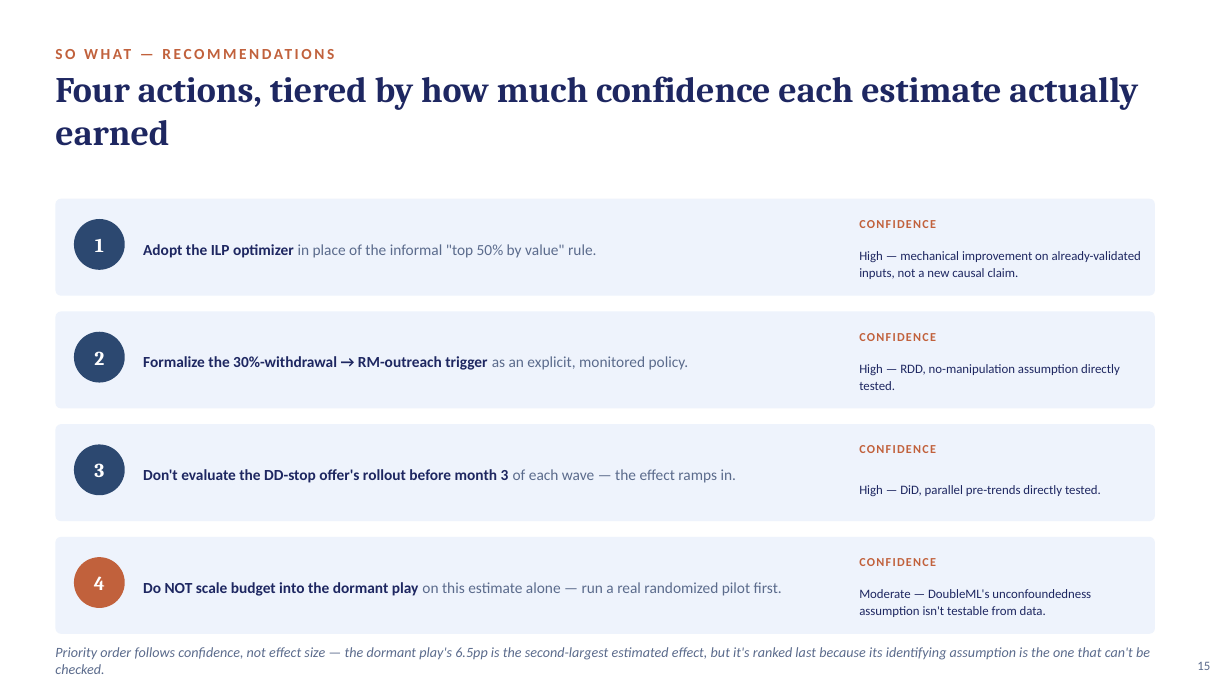
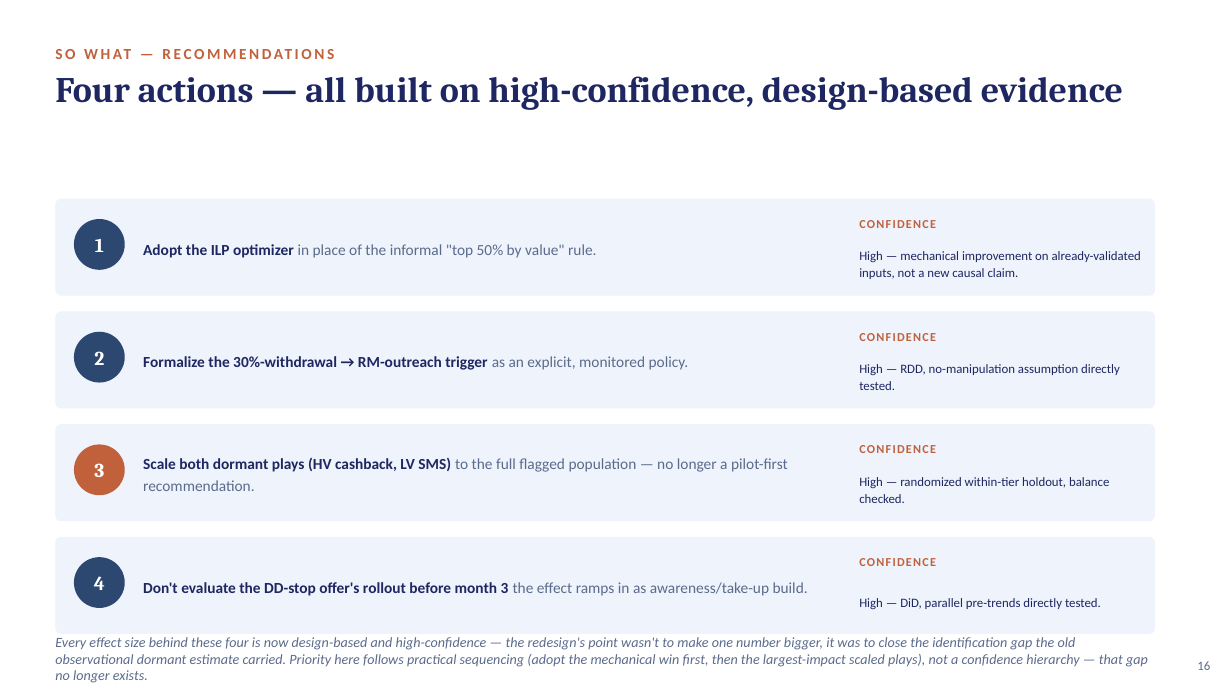
Before and after one commit to crystal1361/DDA-Retention, a slide deck: slide 16 of deck/vanguard_dda_deck.pptx (slide 15 before the commit). Drawn at 1232x693 pixels with LibreOffice and Linux fonts; fonts in the diff are those of the drawing. Boxes give left, top, right and bottom in pixels: in the first picture for what was removed or moved away, otherwise in the second. Text is boxed around its words. In the diff, an @@ line names an element or a change of style, - is before the commit and + after.

Commit message:
Rebuild deck/: 20-slide redesign (deck, Q&A doc, speech script)

```diff
--- a/deck/vanguard_dda_deck.pptx
+++ b/deck/vanguard_dda_deck.pptx
@@ text at <box>55,76,1123,110</box>: text changed @@
-Four actions, tiered by how much confidence each estimate actually earned
+Four actions — all built on high-confidence, design-based evidence
@@ ellipse at <box>74,445,125,495</box>: fill #2C4870 to #C1613C @@
@@ text at <box>143,458,788,491</box>: text changed; text colour #1E2761 to #5B6B8C; bold off @@
-Don't evaluate the DD-stop offer's rollout before month 3 of each wave — the effect ramps in.
+Scale both dormant plays (HV cashback, LV SMS) to the full flagged population — no longer a pilot-first recommendation.
@@ text at <box>859,477,1109,503</box>: text changed @@
-High — DiD, parallel pre-trends directly tested.
+High — randomized within-tier holdout, balance checked.
@@ ellipse at <box>74,557,125,608</box>: fill #C1613C to #2C4870 @@
@@ text at <box>143,582,808,596</box>: text changed; text colour #5B6B8C to #1E2761; bold on @@
-Do NOT scale budget into the dormant play on this estimate alone — run a real randomized pilot first.
+Don't evaluate the DD-stop offer's rollout before month 3 the effect ramps in as awareness/take-up build.
@@ text at <box>859,598,1101,609</box>: text changed @@
-Moderate — DoubleML's unconfoundedness assumption isn't testable from data.
+High — DiD, parallel pre-trends directly tested.
@@ text at <box>55,637,1148,683</box>: text changed @@
-Priority order follows confidence, not effect size — the dormant play's 6.5pp is the second-largest estimated effect, but it's ranked last because its identifying assumption is the one that can't be checked.
+Every effect size behind these four is now design-based and high-confidence — the redesign's point wasn't to make one number bigger, it was to close the identification gap the old observational dormant estimate carried. Priority here follows practical sequencing (adopt the mechanical win first, then the largest-impact scaled plays), not a confidence hierarchy — that gap no longer exists.
@@ text at <box>1197,661,1210,670</box>: text changed @@
-15
+16
```
Also in this commit, not shown: 10 other slides changed, 8 slides added, 6 slides removed, 4 other files.
